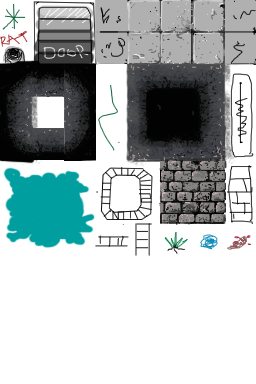
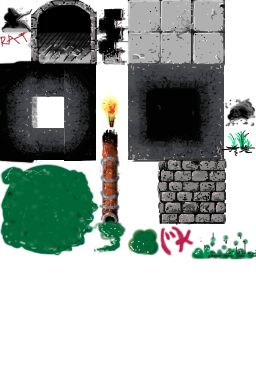
Revision of a layered 256x384 image; what changed, layer by layer:
added layer "Layer 38" above "crap" over [221, 97, 256, 156]
added group "crap" with 12 layers above "Hue/Saturation 1 copy" over [0, 6, 256, 260]
added layer "Layer 34" in group "crap" over [69, 89, 131, 240]
added layer "Layer 37" (20%) in group "crap" over [98, 94, 128, 121]
added layer "Layer 35" in group "crap" over [105, 108, 116, 129]
added layer "Layer 33" in group "crap" over [1, 6, 33, 35]
added layer "Layer 32" in group "crap" over [93, 124, 194, 257]
added layer "Layer 31" in group "crap" over [101, 152, 120, 223]
added layer "Layer 30" in group "crap" over [90, 48, 127, 254]
added layer "Layer 29" in group "crap" over [99, 8, 129, 65]
added layer "Layer 28" in group "crap" over [96, 8, 129, 65]
moved "Layer 19" into group "crap", painted on it over [0, 163, 256, 260]
painted on "Hue/Saturation 1", masked it over [125, 64, 236, 167]
removed layer "Layer 20" over [2, 0, 256, 256]
removed layer "Layer 14" over [2, 1, 97, 65]
added layer "Layer 25" above "Layer 22" over [29, 0, 97, 65]
added layer "Layer 22" above "Layer 24" over [31, 0, 97, 65]
added layer "Layer 24" above "Layer 23" over [30, 0, 99, 64]
added layer "Layer 23" above "Layer 21" over [26, 2, 104, 63]
painted on "Layer 15" over [33, 0, 97, 65]
added layer "Layer 26" above "Group 3" over [157, 162, 166, 203]
added layer "Layer 27" above "Layer 2" over [110, 161, 164, 224]
